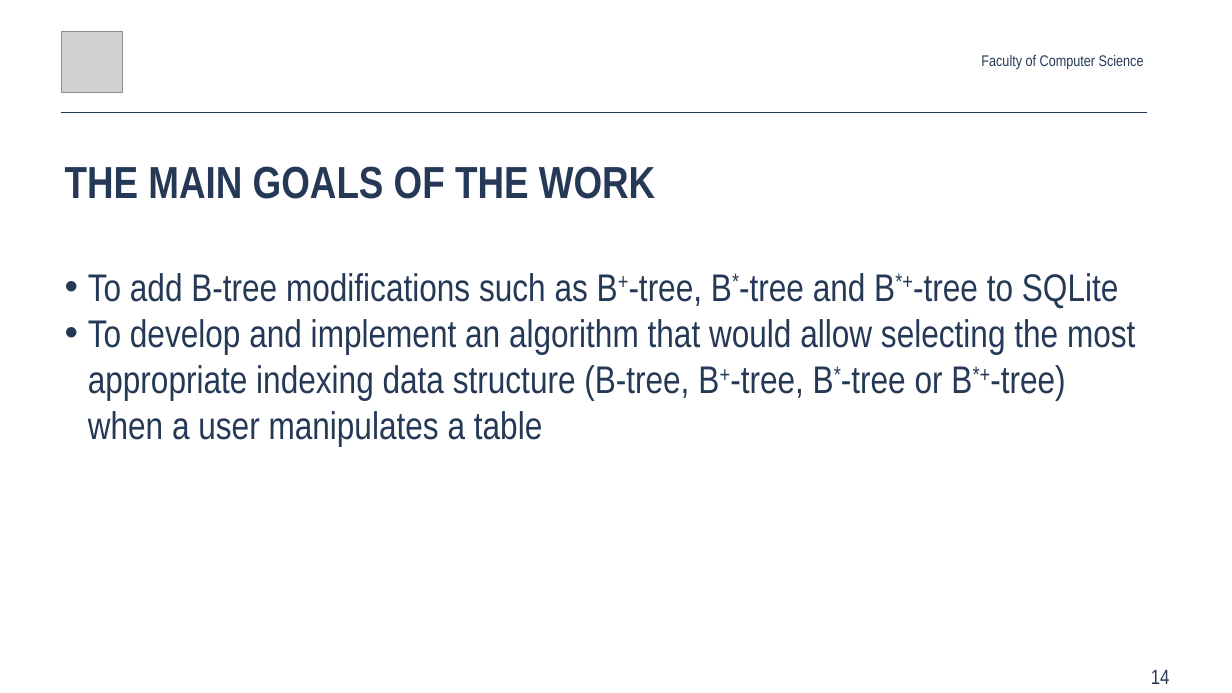
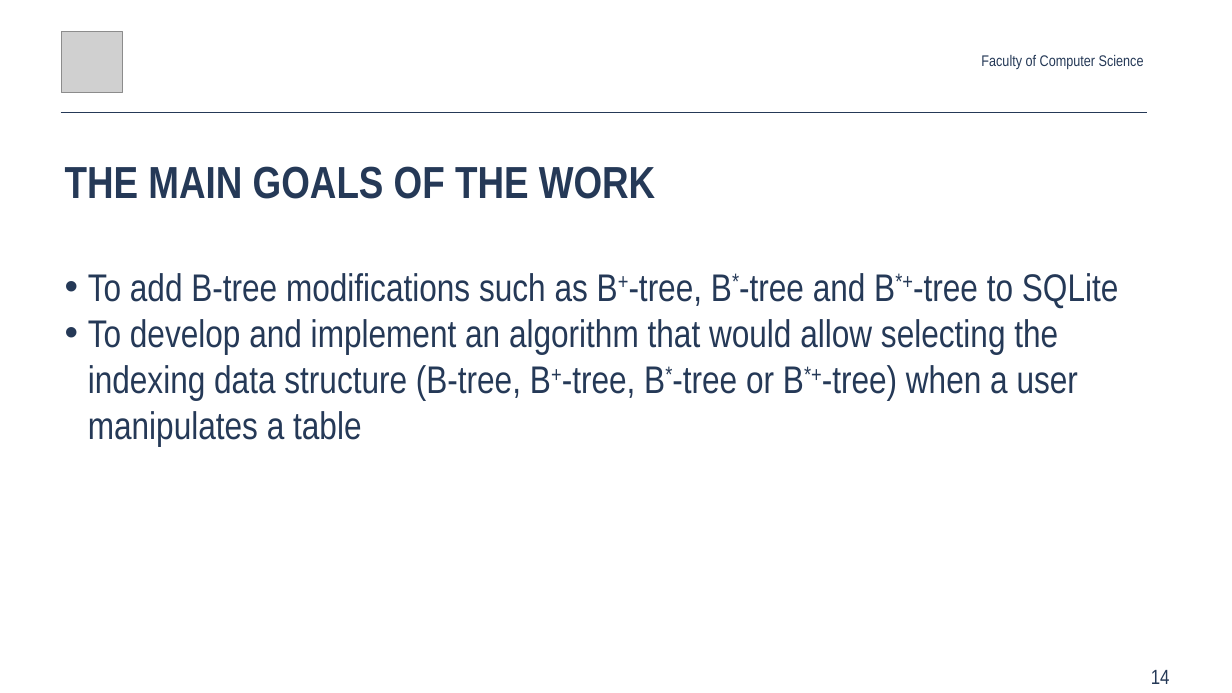
Before and after one commit to Glost/btrees_2019, a slide deck: slide 14 of root/docs/slides/Anton_Rigin_SYRCoSE_2019.pptx. Drawn at 1232x693 pixels with LibreOffice and Linux fonts; fonts in the diff are those of the drawing; grey boxes stand for pictures. Boxes give left, top, right and bottom in pixels: in the first picture for what was removed or moved away, otherwise in the second. Text is boxed around its words. In the diff, an @@ line names an element or a change of style, - is before the commit and + after.

```diff
--- a/root/docs/slides/Anton_Rigin_SYRCoSE_2019.pptx
+++ b/root/docs/slides/Anton_Rigin_SYRCoSE_2019.pptx
@@ text at (x1=88, y1=319, x2=1078, y2=447): text changed @@
-• To develop and implement an algorithm that would allow selecting the most appropriate indexing data structure (B-tree, B+-tree, B*-tree or B*+-tree) when a user manipulates a table
+• To develop and implement an algorithm that would allow selecting the indexing data structure (B-tree, B+-tree, B*-tree or B*+-tree) when a user manipulates a table
```
Also in this commit, not shown: 8 other slides changed, 1 slide added, 1 other file.
